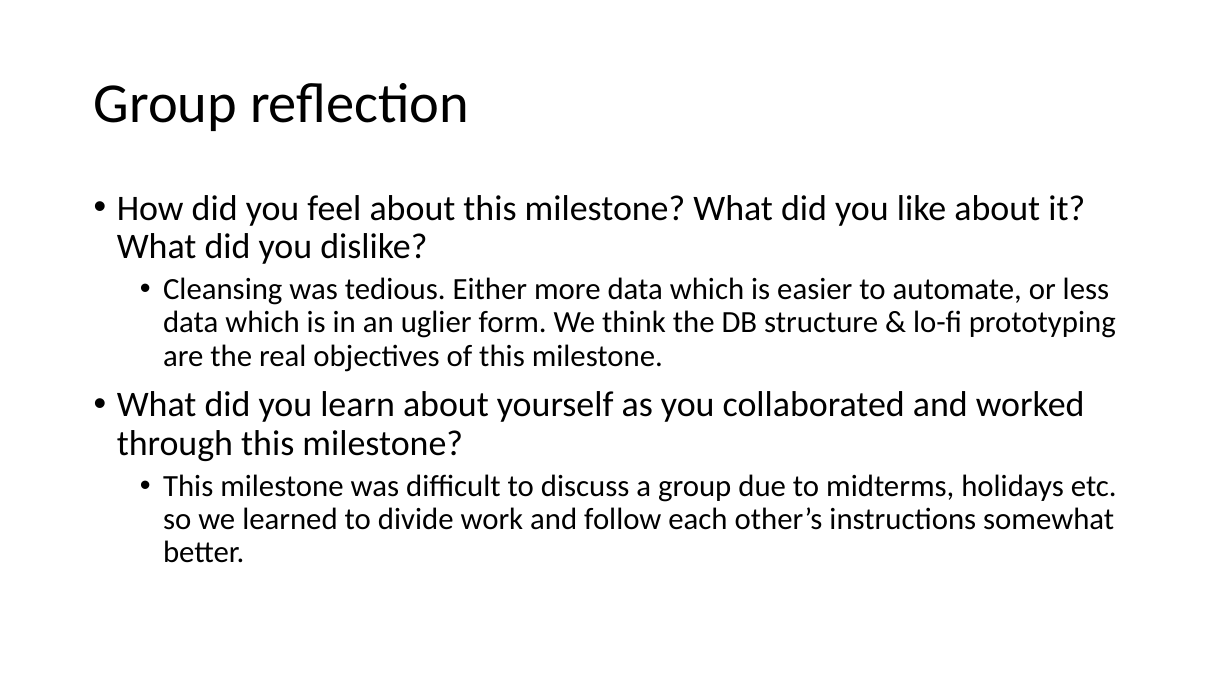
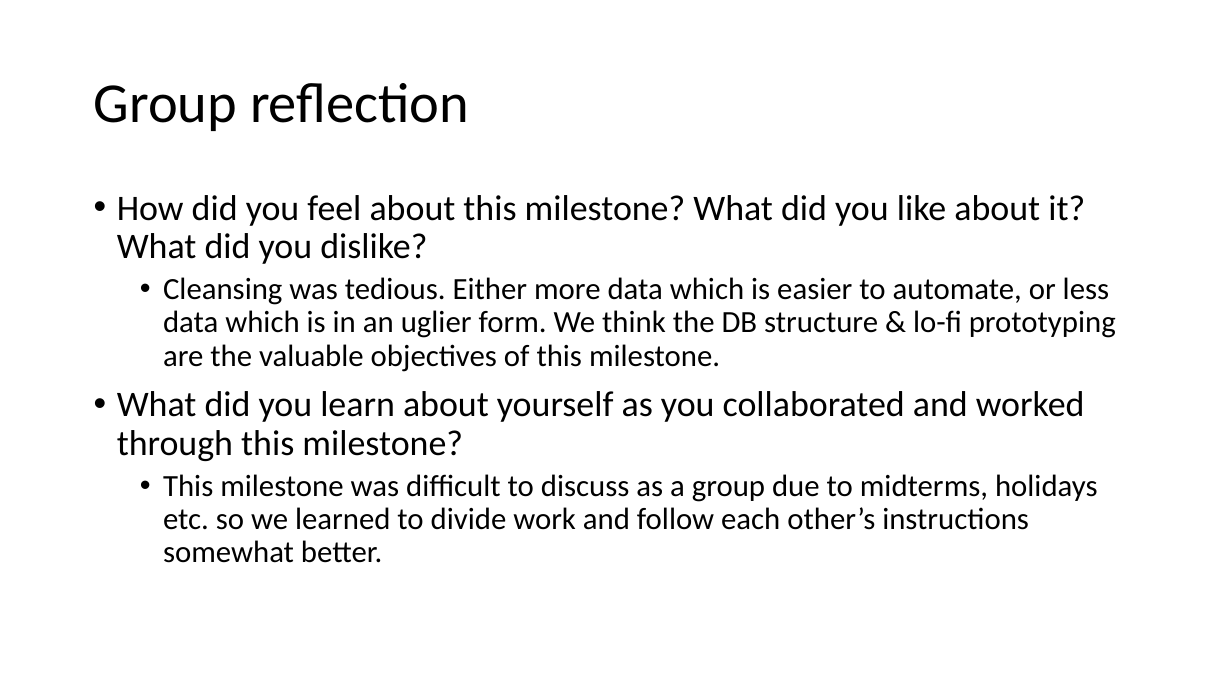
Before and after one commit to ShawnClake/ense-470, a slide deck: slide 18 of milestones/4/ENSE470_M4.ppt. Drawn at 1232x693 pixels with LibreOffice and Linux fonts; fonts in the diff are those of the drawing. Boxes give left, top, right and bottom in pixels: in the first picture for what was removed or moved away, otherwise in the second. Text is boxed around its words. In the diff, an @@ line names an element or a change of style, - is before the commit and + after.

```diff
--- a/milestones/4/ENSE470_M4.ppt
+++ b/milestones/4/ENSE470_M4.ppt
@@ text at bbox=[163, 277, 1116, 372]: text changed @@
-  • Cleansing was tedious. Either more data which is easier to automate, or less data which is in an uglier form. We think the DB structure & lo-fi prototyping are the real objectives of this milestone.
+  • Cleansing was tedious. Either more data which is easier to automate, or less data which is in an uglier form. We think the DB structure & lo-fi prototyping are the valuable objectives of this milestone.
@@ text at bbox=[163, 474, 1098, 563]: text changed @@
-  • This milestone was difficult to discuss a group due to midterms, holidays etc. so we learned to divide work and follow each other’s instructions somewhat better.
+  • This milestone was difficult to discuss as a group due to midterms, holidays etc. so we learned to divide work and follow each other’s instructions somewhat better.
```
Also in this commit, not shown: 3 other slides changed, 1 slide added, 1 slide removed, 1 other file.
